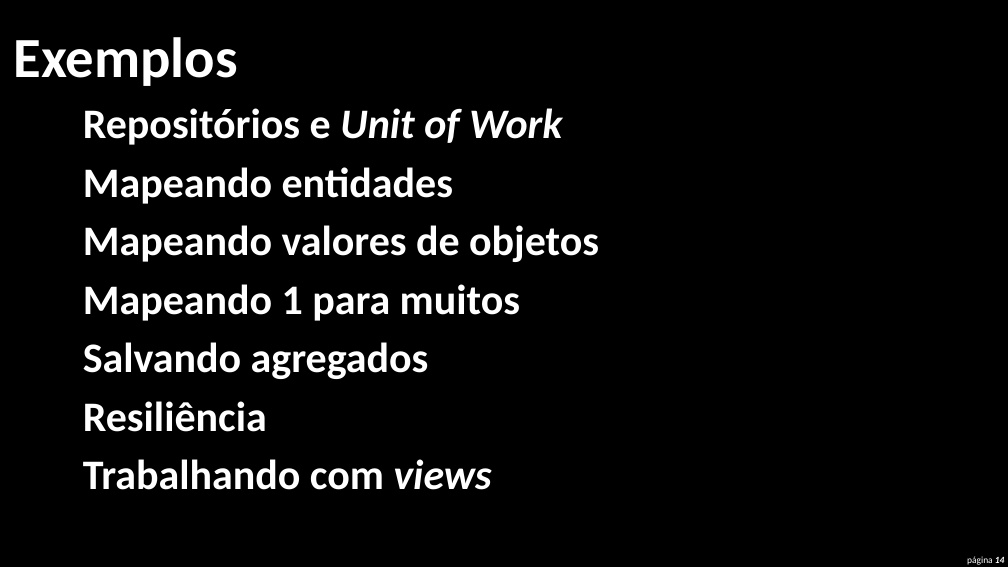
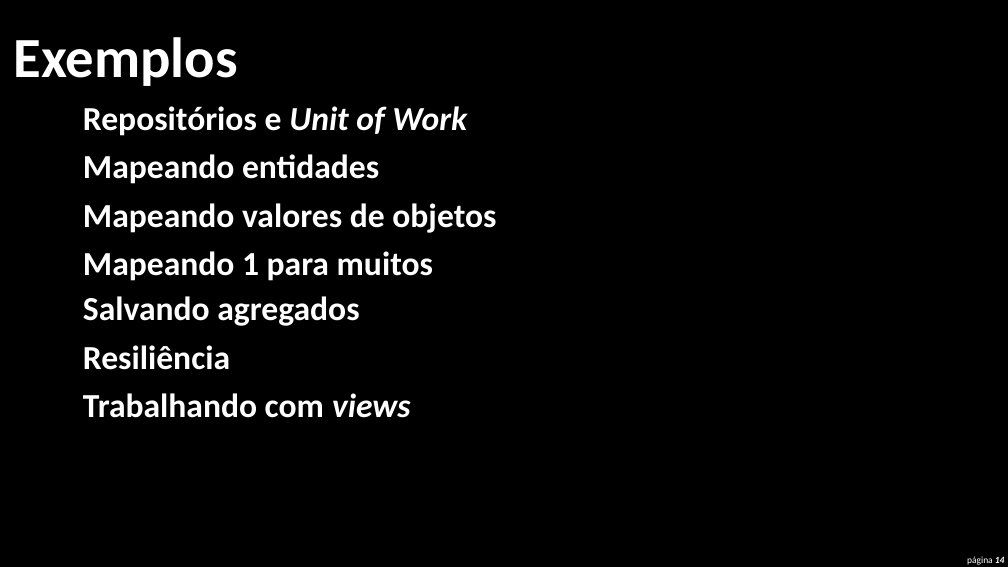
Before and after one commit to RSNUG-ORG/rsnug-6, a slide deck: slide 14 of RSNUG6.pptx. Drawn at 1008x567 pixels with LibreOffice and Linux fonts; fonts in the diff are those of the drawing. Boxes give left, top, right and bottom in pixels: in the first picture for what was removed or moved away, otherwise in the second. Text is boxed around its words. In the diff, an @@ line names an element or a change of style, - is before the commit and + after.

```diff
--- a/RSNUG6.pptx
+++ b/RSNUG6.pptx
@@ text "Mapeando entidades": place and size @@
-text "Mapeando entidades" at bbox=[83, 167, 453, 204]
+text "Mapeando entidades" at bbox=[83, 154, 379, 184]
@@ text "Mapeando valores de objetos": place and size @@
-text "Mapeando valores de objetos" at bbox=[83, 225, 599, 262]
+text "Mapeando valores de objetos" at bbox=[83, 203, 496, 233]
@@ text "Mapeando 1 para muitos": place and size @@
-text "Mapeando 1 para muitos" at bbox=[83, 284, 520, 321]
+text "Mapeando 1 para muitos" at bbox=[83, 251, 433, 281]
@@ text "Salvando agregados": place and size @@
-text "Salvando agregados" at bbox=[83, 342, 429, 379]
+text "Salvando agregados" at bbox=[83, 296, 359, 326]
@@ size 40 to 32 pt in 7 elements at bbox=[83, 393, 411, 418], bbox=[83, 106, 467, 136], bbox=[83, 154, 379, 184], bbox=[83, 203, 496, 233], bbox=[83, 251, 433, 281], bbox=[83, 296, 359, 326], bbox=[83, 345, 230, 370] @@
@@ text "Resiliência": place and size @@
-text "Resiliência" at bbox=[83, 401, 267, 432]
+text "Resiliência" at bbox=[83, 345, 230, 370]
@@ text "Trabalhando com views": place and size @@
-text "Trabalhando com views" at bbox=[83, 459, 492, 490]
+text "Trabalhando com views" at bbox=[83, 393, 411, 418]
```
Also in this commit, not shown: 7 other slides changed.
